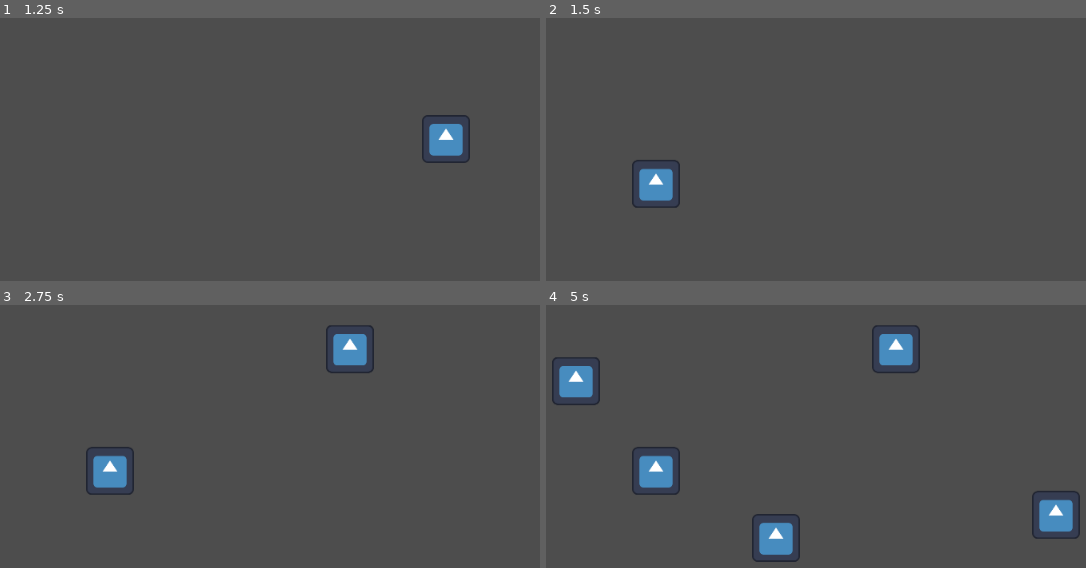
Above: before the commit, frames 1-4 (two rows, left to right).
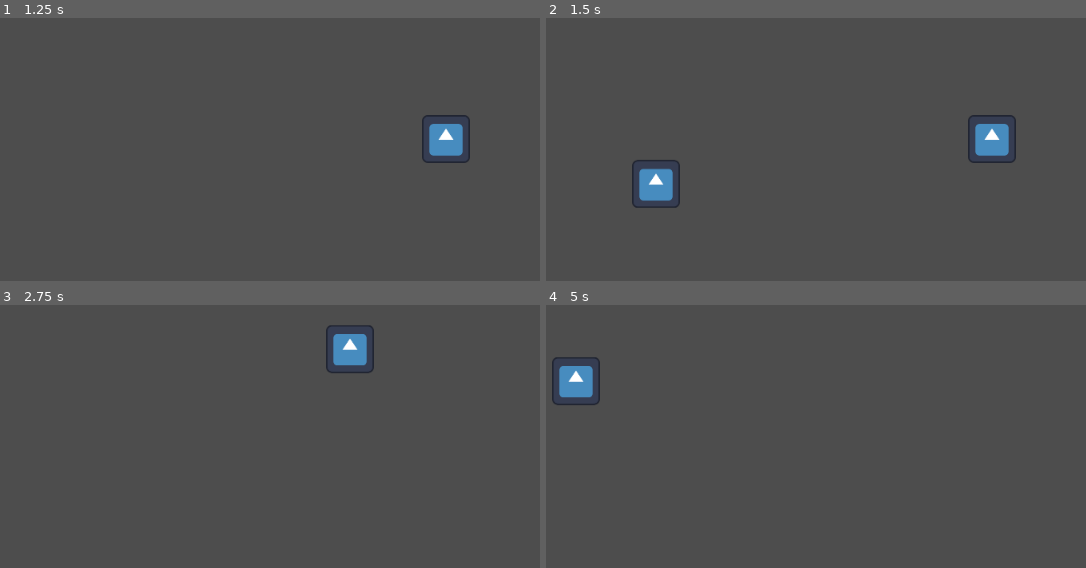
Above: after the commit, the same moments.

Repository: SpicyTime/BlastForge
Game: Godot game, scene res://main/main.tscn
Same seed, same stepped clock (60 frames per second), same inputs: the game is played once before the commit and once after it. The engine's default icon, where the game draws it, is replaced by a stand-in: a white triangle on a blue panel in a dark square.
Inputs (mouse positions are in pixels of both pictures, inside the frame that each line leads up to):
- Up to frame 1 (1.25 s): tap Enter at 0.5 s; move the mouse to (448, 138) at 0.52 s; click (448, 138) at 0.6 s
- Up to frame 2 (1.5 s): tap Space at 1.25 s; move the mouse to (654, 183) at 1.27 s; click (654, 183) at 1.35 s
- Up to frame 3 (2.75 s): move the mouse to (351, 349) at 2.02 s; click (351, 349) at 2.1 s
- Up to frame 4 (5 s): move the mouse to (778, 539) at 2.77 s; click (778, 539) at 2.85 s; move the mouse to (1053, 515) at 3.52 s; click (1053, 515) at 3.6 s; move the mouse to (578, 381) at 4.27 s; click (578, 381) at 4.35 s

Frame 1 is identical in both runs. In frame 2, 1.0% of the frame differs, in the area x 78-88%, y 36-56%; in frame 3, 1.0%; in frame 4, 4.0%, in the area x 15-99%, y 7-98%.
Error before the commit: Invalid call. Nonexistent function 'handle_placed' in base 'Node2D (Explosive)'. (res://game/world.gd:29)

Commit message:
Added a way to visualize the explosion areas hitbox as well as explosive 'detonation'

Diff:
--- a/explosives/explosive.gd
+++ b/explosives/explosive.gd
@@ -1,2 +1,23 @@
 class_name Explosive
 extends Node2D
+@onready var explosive_area_shader_box: Sprite2D = $ExplosiveAreaShaderBox
+@onready var explosive_sprite: Sprite2D = $ExplosiveSprite
+@onready var detonation_timer: Timer = $DetonationTimer
+@onready var hitbox_collider: CollisionShape2D = $ExplosionArea/HitboxCollider
+var detonation_time: float = 1.15
+
+
+func handle_placed() -> void:
+	explosive_area_shader_box.visible = false
+	explosive_sprite.z_index = 0
+	detonation_timer.start(detonation_time)
+
+
+func _on_detonation_timer_timeout() -> void:
+	# TO DO: Handle all explosion effects, particles, sounds, etc...
+	hitbox_collider.disabled = false
+	# A short delay to allow for collision detection with the other areas
+	for i in range(3):
+		await get_tree().process_frame
+
+	queue_free()
--- a/explosives/explosive.tscn
+++ b/explosives/explosive.tscn
@@ -1,12 +1,30 @@
-[gd_scene load_steps=3 format=3 uid="uid://ct3xcei10tcq0"]
+[gd_scene load_steps=6 format=3 uid="uid://ct3xcei10tcq0"]
 
 [ext_resource type="Script" uid="uid://dmw3gpe8emwgh" path="res://explosives/explosive.gd" id="1_ejdfl"]
 [ext_resource type="Texture2D" uid="uid://c0vxf7fa51it3" path="res://icon.svg" id="1_p8wef"]
+[ext_resource type="PackedScene" uid="uid://bd8xm30ep1ibx" path="res://explosives/explosive_area_shader_box.tscn" id="3_wvlh0"]
+[ext_resource type="PackedScene" uid="uid://dgtb8vq48acyh" path="res://health_system/hitbox.tscn" id="4_5rd10"]
+
+[sub_resource type="CircleShape2D" id="CircleShape2D_00hdp"]
+radius = 48.09366
 
 [node name="Explosive" type="Node2D"]
 script = ExtResource("1_ejdfl")
 
 [node name="ExplosiveSprite" type="Sprite2D" parent="."]
+z_index = 1
 position = Vector2(-3.5762787e-07, 0)
 scale = Vector2(0.3, 0.3)
 texture = ExtResource("1_p8wef")
+
+[node name="ExplosiveAreaShaderBox" parent="." instance=ExtResource("3_wvlh0")]
+
+[node name="ExplosionArea" parent="." instance=ExtResource("4_5rd10")]
+
+[node name="HitboxCollider" type="CollisionShape2D" parent="ExplosionArea"]
+shape = SubResource("CircleShape2D_00hdp")
+disabled = true
+
+[node name="DetonationTimer" type="Timer" parent="."]
+
+[connection signal="timeout" from="DetonationTimer" to="." method="_on_detonation_timer_timeout"]
--- /dev/null
+++ b/explosives/explosive_area_shader.gdshader
@@ -0,0 +1,18 @@
+shader_type canvas_item;
+
+uniform float radius :hint_range(0, 1) = 0.05;
+uniform vec4 circle_color : source_color = vec4(1);
+
+void fragment(){
+	vec2 pixelNumber = vec2(textureSize(TEXTURE, 0));
+	vec2 pixelated_UV = round(UV * pixelNumber) / pixelNumber;
+	vec2 uv = (pixelated_UV * 2.0 - 1.0);
+
+
+	float circle = ceil(length(uv) - radius);
+	circle = 1. - circle;
+	circle = clamp(circle, 0, circle_color.a);
+
+	COLOR = circle_color;
+	COLOR.a = circle;
+}
--- /dev/null
+++ b/explosives/explosive_area_shader_box.tscn
@@ -0,0 +1,13 @@
+[gd_scene load_steps=4 format=3 uid="uid://bd8xm30ep1ibx"]
+
+[ext_resource type="Shader" uid="uid://db2gs1k5ytcoc" path="res://explosives/explosive_area_shader.gdshader" id="1_rn11s"]
+[ext_resource type="Texture2D" uid="uid://c0vxf7fa51it3" path="res://icon.svg" id="2_8qd7t"]
+
+[sub_resource type="ShaderMaterial" id="ShaderMaterial_8qd7t"]
+shader = ExtResource("1_rn11s")
+shader_parameter/radius = 0.7530000357675
+shader_parameter/circle_color = Color(0, 1, 0, 0.49803922)
+
+[node name="ExplosiveAreaShaderBox" type="Sprite2D"]
+material = SubResource("ShaderMaterial_8qd7t")
+texture = ExtResource("2_8qd7t")
